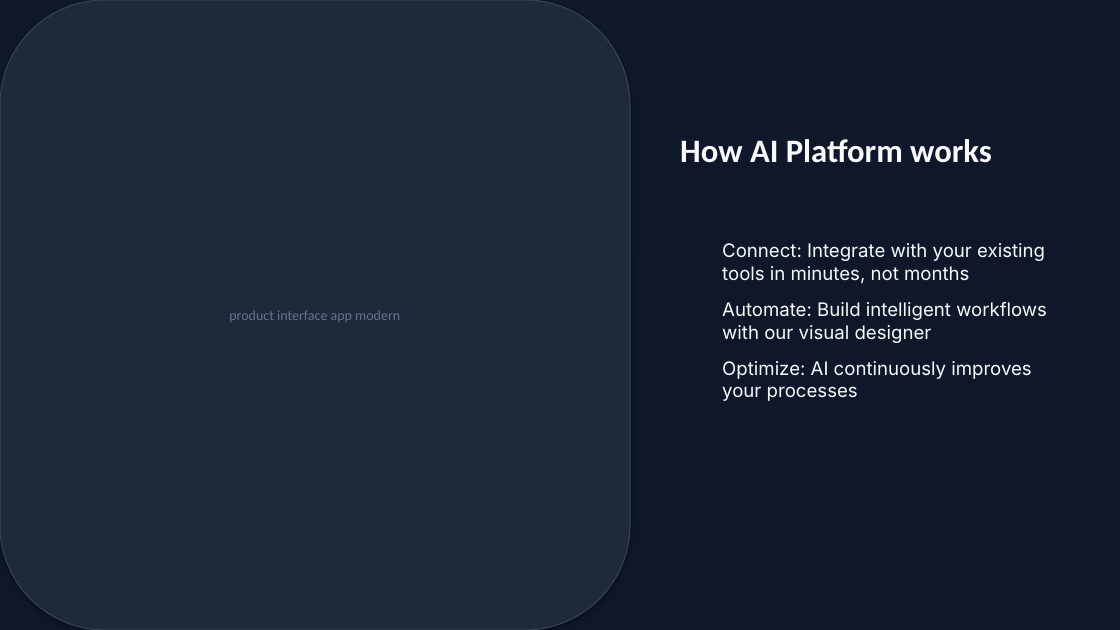
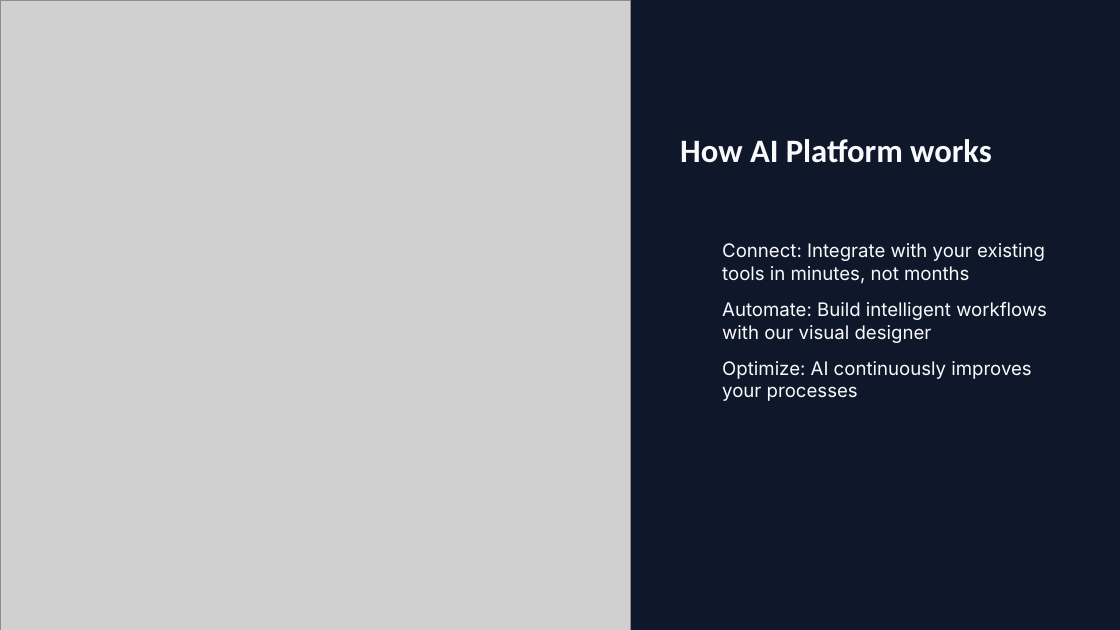
Before and after one commit to sunchaokun/PPT-Design-Skill, a slide deck: slide 4 of examples/01-ai-startup-investor-pitch.pptx. Drawn at 1120x630 pixels with LibreOffice and Linux fonts; fonts in the diff are those of the drawing; grey boxes stand for pictures. Boxes give left, top, right and bottom in pixels: in the first picture for what was removed or moved away, otherwise in the second. Text is boxed around its words. In the diff, an @@ line names an element or a change of style, - is before the commit and + after.

```diff
--- a/examples/01-ai-startup-investor-pitch.pptx
+++ b/examples/01-ai-startup-investor-pitch.pptx
@@ rounded rectangle removed at <box>0,0,630,630</box> @@
-product interface app modern
@@ picture added at <box>0,0,630,630</box> @@
```
Also in this commit, not shown: 5 other slides changed, 6 other files.
